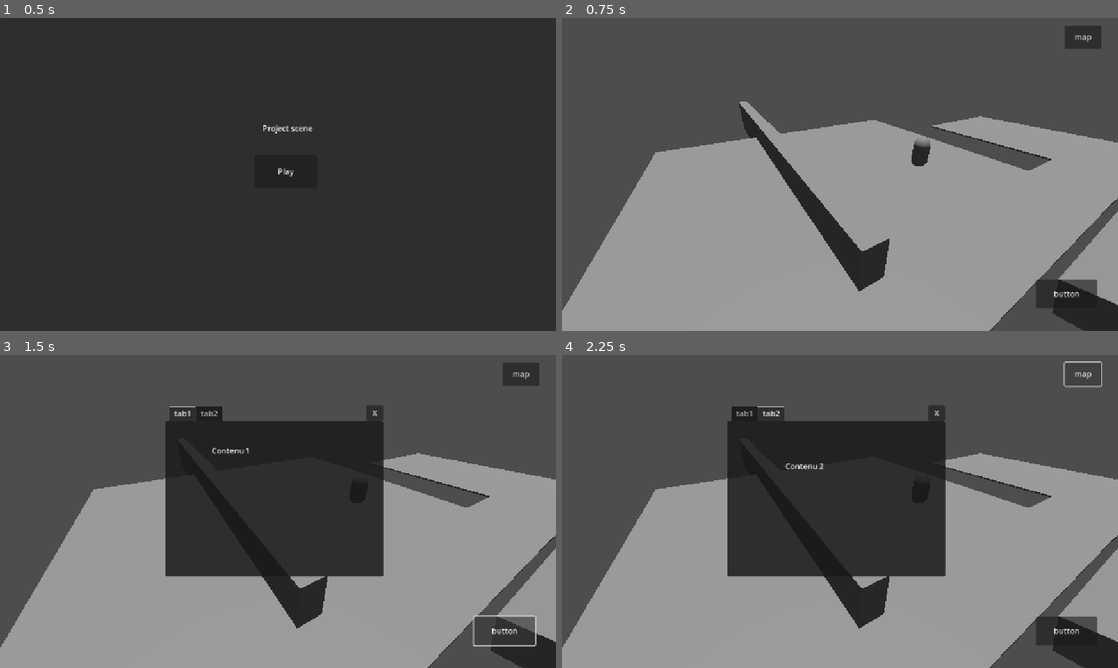
Above: before the commit, frames 1-4 (two rows, left to right).
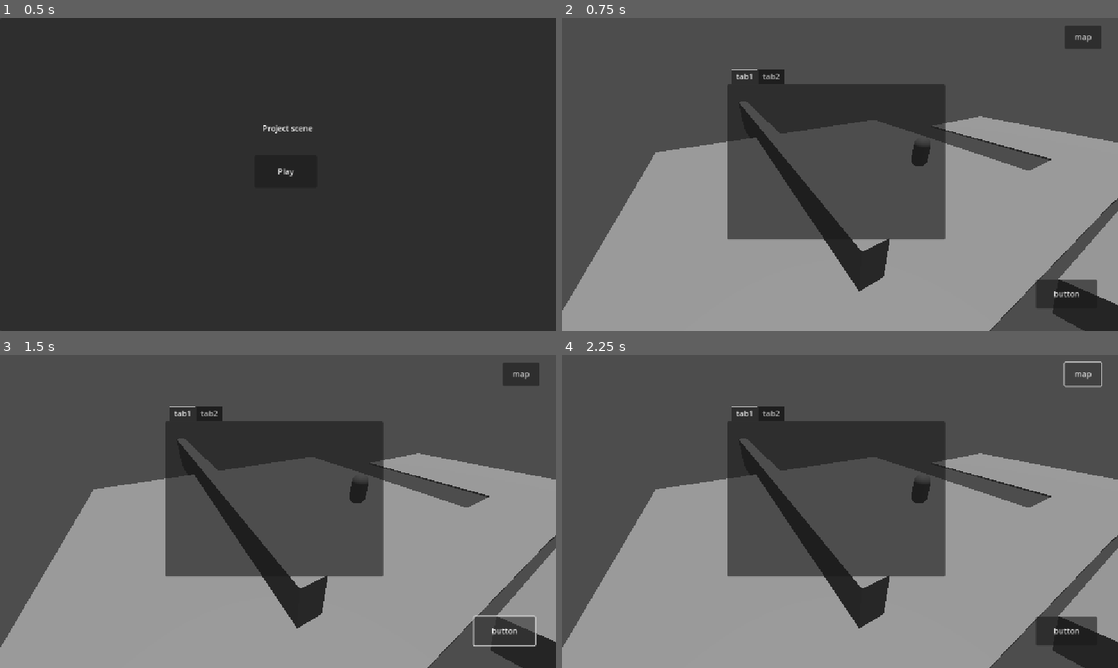
Above: after the commit, the same moments.

Repository: MateoChicano/Journey-starts-here
Game: Godot game, scene res://scenes/Menus/title_screen.tscn
Same seed, same stepped clock (60 frames per second), same inputs: the game is played once before the commit and once after it.
Inputs:
- Up to frame 1 (0.5 s): no input
- Up to frame 2 (0.75 s): click "Play" at 0.5 s
- Up to frame 3 (1.5 s): click "button" at 1.25 s
- Up to frame 4 (2.25 s): click "map" at 2 s

Frame 1 is identical in both runs. In frame 2, 18% of the frame differs, in the area x 29-69%, y 16-71%; in frame 3, 13%; in frame 4, 13%.
Error after the commit: Cannot call method 'get_node' on a null value. (res://scripts/hud.gd:4)

Commit message:
- test level script, hud non fontionnel

Diff:
--- a/journey-start-here/scenes/Menus/hud.tscn
+++ b/journey-start-here/scenes/Menus/hud.tscn
@@ -28,28 +28,19 @@
 
 [node name="menu container" type="Area2D" parent="."]
 
-[node name="CollisionShape2D" type="CollisionShape2D" parent="menu container"]
-position = Vector2(567.5, 290)
-shape = SubResource("RectangleShape2D_3fgt4")
-
 [node name="general menu" type="TabContainer" parent="menu container"]
 offset_left = 342.0
 offset_top = 105.0
 offset_right = 793.0
 offset_bottom = 458.0
+mouse_filter = 2
 current_tab = 0
 
-[node name="tab1" type="Panel" parent="menu container/general menu"]
+[node name="tab1" type="GridContainer" parent="menu container/general menu"]
+clip_contents = true
 layout_mode = 2
+columns = 9
 metadata/_tab_index = 0
-
-[node name="Label" type="Label" parent="menu container/general menu/tab1"]
-layout_mode = 0
-offset_left = 96.0
-offset_top = 49.0
-offset_right = 274.0
-offset_bottom = 161.0
-text = "Contenu 1"
 
 [node name="tab2" type="Panel" parent="menu container/general menu"]
 visible = false
@@ -65,6 +56,7 @@
 text = "Contenu 2"
 
 [node name="quit_menu" type="Button" parent="menu container"]
+visible = false
 offset_left = 758.0
 offset_top = 104.0
 offset_right = 793.0
@@ -72,6 +64,10 @@
 size_flags_horizontal = 8
 size_flags_vertical = 0
 text = "  X  "
+
+[node name="CollisionShape2D" type="CollisionShape2D" parent="menu container"]
+position = Vector2(567.5, 290)
+shape = SubResource("RectangleShape2D_3fgt4")
 
 [connection signal="mouse_entered" from="Inventory toggle" to="." method="hover_gui"]
 [connection signal="mouse_exited" from="Inventory toggle" to="." method="off_gui"]
--- /dev/null
+++ b/journey-start-here/scenes/levels/quest_level.tscn
@@ -0,0 +1,40 @@
+[gd_scene load_steps=5 format=3 uid="uid://b2255vxbl0fkj"]
+
+[sub_resource type="NavigationMesh" id="NavigationMesh_v61cf"]
+
+[sub_resource type="BoxMesh" id="BoxMesh_clwe3"]
+
+[sub_resource type="BoxShape3D" id="BoxShape3D_xm0cj"]
+
+[sub_resource type="BoxMesh" id="BoxMesh_rttpa"]
+
+[node name="Node3D" type="Node3D"]
+
+[node name="NavigationRegion3D" type="NavigationRegion3D" parent="."]
+transform = Transform3D(7.41507, 0, 0, 0, 1, 0, 0, 0, 3.58963, 0, 0, 0)
+navigation_mesh = SubResource("NavigationMesh_v61cf")
+
+[node name="salle 1" type="MeshInstance3D" parent="NavigationRegion3D"]
+transform = Transform3D(1.94701, 0, 0, 0, 0.354035, 0, 0, 0, 5.08855, 0, 0, 0)
+mesh = SubResource("BoxMesh_clwe3")
+
+[node name="StaticBody3D" type="StaticBody3D" parent="NavigationRegion3D/salle 1"]
+
+[node name="CollisionShape3D" type="CollisionShape3D" parent="NavigationRegion3D/salle 1/StaticBody3D"]
+shape = SubResource("BoxShape3D_xm0cj")
+
+[node name="mur est" type="MeshInstance3D" parent="NavigationRegion3D"]
+transform = Transform3D(2.64484, 0, 0, 0, 1, 0, 0, 0, 0.180462, 0, 0.777697, -2.40039)
+mesh = SubResource("BoxMesh_rttpa")
+
+[node name="mur ouest" type="MeshInstance3D" parent="NavigationRegion3D"]
+transform = Transform3D(2.64484, 0, 0, 0, 1, 0, 0, 0, 0.180462, 0, 0.777697, 2.0619)
+mesh = SubResource("BoxMesh_rttpa")
+
+[node name="mur sud" type="MeshInstance3D" parent="NavigationRegion3D"]
+transform = Transform3D(-2.34746e-07, 0, 0.180462, 0, 1, 0, -5.37037, 0, -7.88826e-09, -0.846736, 0.777697, -1.83425)
+mesh = SubResource("BoxMesh_rttpa")
+
+[node name="mur nord" type="MeshInstance3D" parent="NavigationRegion3D"]
+transform = Transform3D(-2.34746e-07, 0, 0.180462, 0, 1, 0, -5.37037, 0, -7.88826e-09, 0.785446, 0.777697, -0.0930185)
+mesh = SubResource("BoxMesh_rttpa")
--- a/journey-start-here/scenes/levels/test_level.tscn
+++ b/journey-start-here/scenes/levels/test_level.tscn
@@ -1,6 +1,5 @@
-[gd_scene load_steps=21 format=3 uid="uid://dfoaluajumgxr"]
+[gd_scene load_steps=20 format=3 uid="uid://dfoaluajumgxr"]
 
-[ext_resource type="Script" uid="uid://dxm81uoi6xme6" path="res://scripts/test_level.gd" id="1_fr1um"]
 [ext_resource type="PackedScene" uid="uid://bukakowd3k1xx" path="res://scenes/Characters/player.tscn" id="1_jbqir"]
 [ext_resource type="PackedScene" uid="uid://cf8limc6h6v4a" path="res://scenes/camera_trigger.tscn" id="2_yautc"]
 [ext_resource type="PackedScene" uid="uid://dx7kloy1xtmdb" path="res://scenes/Characters/npc.tscn" id="4_v45ci"]
@@ -46,7 +45,6 @@
 size = Vector3(5.26257, 2.47314, 1)
 
 [node name="test level" type="Node3D"]
-script = ExtResource("1_fr1um")
 
 [node name="DirectionalLight3D" type="DirectionalLight3D" parent="."]
 transform = Transform3D(0.999995, -0.00304813, 0.000749559, -0.000736504, 0.00428164, 0.999991, -0.00305131, -0.999986, 0.00427937, -0.623099, 16.7342, 0.675)
--- a/journey-start-here/scripts/hud.gd
+++ b/journey-start-here/scripts/hud.gd
@@ -1,8 +1,8 @@
 class_name hud extends Control
 
 @onready var player : Player = get_tree().get_first_node_in_group("Player")
+@onready var menu_gen : TabContainer = contain_menu.get_node("general menu")
 @onready var contain_menu : Node = get_node("menu container")
-@onready var menu_gen : TabContainer = contain_menu.get_node("general menu")
 
 
 func _ready() -> void :
--- a/journey-start-here/scripts/player.gd
+++ b/journey-start-here/scripts/player.gd
@@ -5,7 +5,9 @@
 const GRAVITY : float = 4
 const TWEEN_DURATION : float = 1.0
 const HUD : PackedScene = preload("res://scenes/Menus/hud.tscn")
+const load_pause_menu : PackedScene = preload("res://scenes/Menus/pause_menu.tscn")
 
+var instance_pause : pause = load_pause_menu.instantiate()
 var instance_hud : hud = HUD.instantiate()
 var cam : Camera3D
 var npc_trigger_entered : bool = false
@@ -21,6 +23,8 @@
 
 func _ready() -> void :
 	self.add_child(instance_hud)
+	self.add_child(instance_pause)
+	instance_pause.hide()
 
 #Fonction entrer dans zone
 func enter_trigger_camera(area : Area3D) -> void:
--- a/journey-start-here/scripts/test_level.gd
+++ /dev/null
@@ -1,8 +0,0 @@
-extends Node3D
-
-const load_pause_menu : PackedScene = preload("res://scenes/Menus/pause_menu.tscn")
-var instance_pause : pause = load_pause_menu.instantiate()
-
-func _ready() -> void:
-	self.add_child(instance_pause)
-	instance_pause.hide()
Not shown, removed: journey-start-here/scripts/test_level.gd.uid
